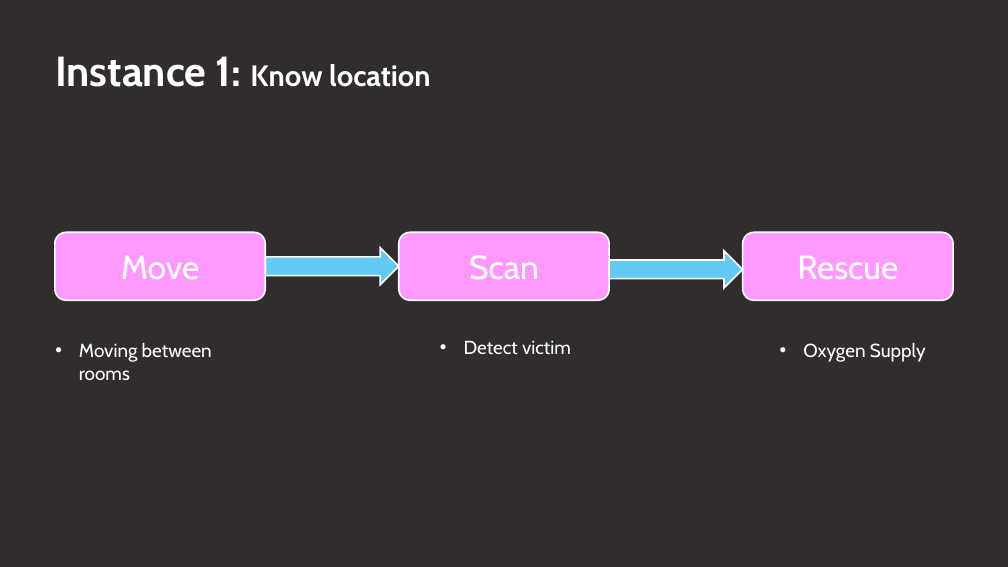
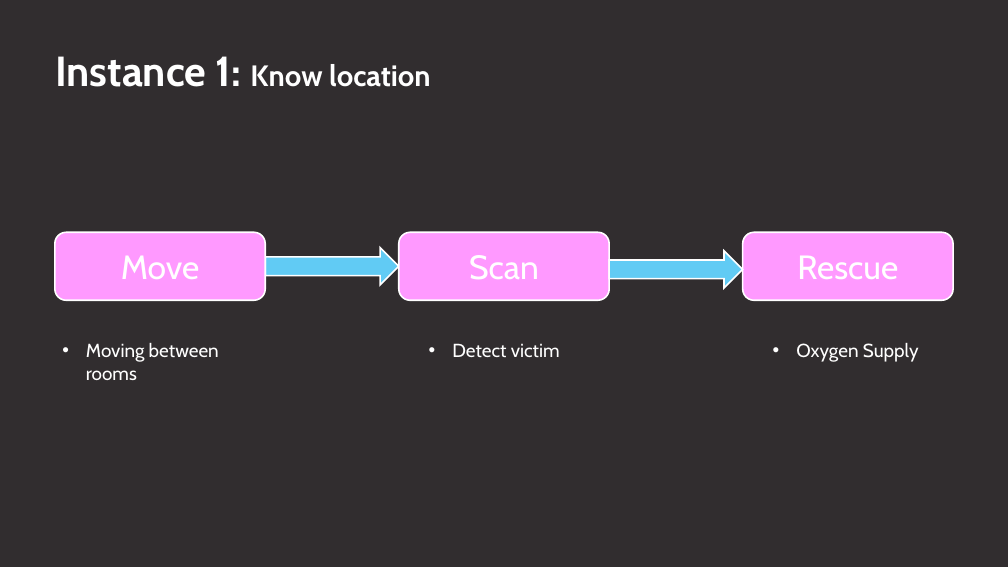
Before and after one commit to Stef504/Artificial-Intelligence-II---PDDL-PDDL-, a slide deck: slide 9 of AI-Presentation.pptx. Drawn at 1008x567 pixels with LibreOffice and Linux fonts; fonts in the diff are those of the drawing. Boxes give left, top, right and bottom in pixels: in the first picture for what was removed or moved away, otherwise in the second. Text is boxed around its words. In the diff, an @@ line names an element or a change of style, - is before the commit and + after.

```diff
--- a/AI-Presentation.pptx
+++ b/AI-Presentation.pptx
@@ text "Moving between rooms": place and size @@
-text "Moving between rooms" at bbox=[79, 343, 212, 380]
+text "Moving between rooms" at bbox=[86, 343, 219, 380]
@@ text "Detect victim": place and size @@
-text "Detect victim" at bbox=[464, 340, 571, 354]
+text "Detect victim" at bbox=[452, 343, 560, 357]
@@ text "Oxygen Supply": place and size @@
-text "Oxygen Supply" at bbox=[803, 343, 926, 362]
+text "Oxygen Supply" at bbox=[796, 343, 919, 362]
```
Also in this commit, not shown: 6 other slides changed, 2 slides added, 1 slide removed, 13 other files.
